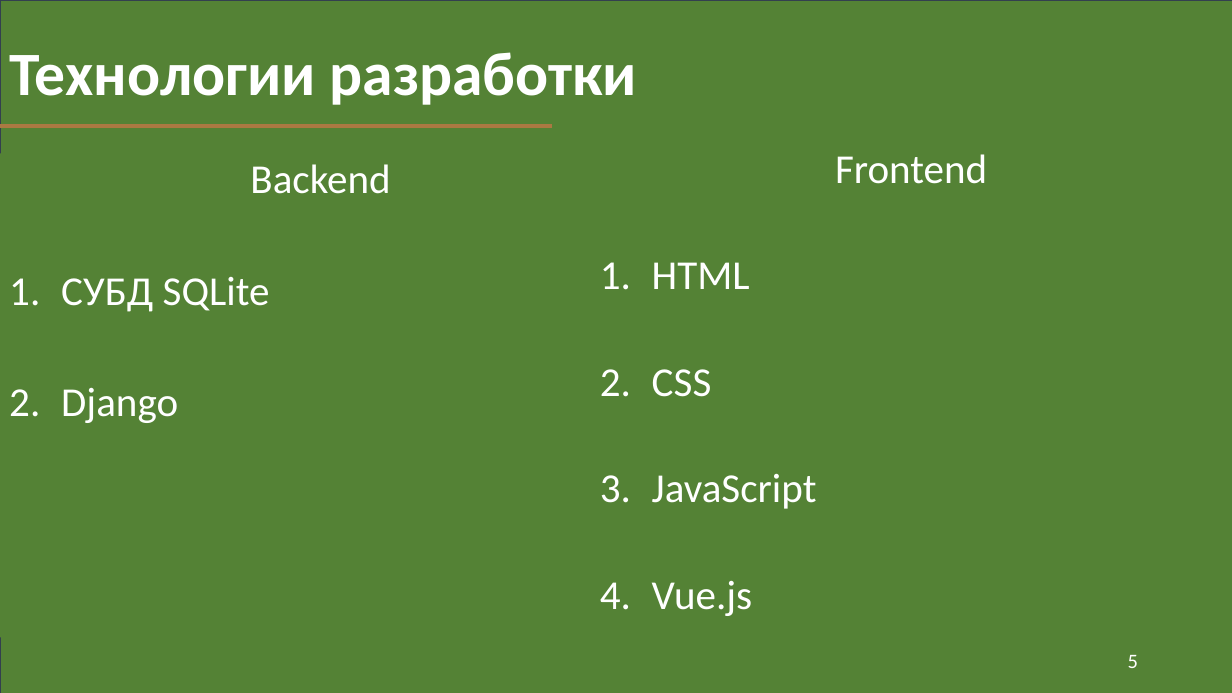
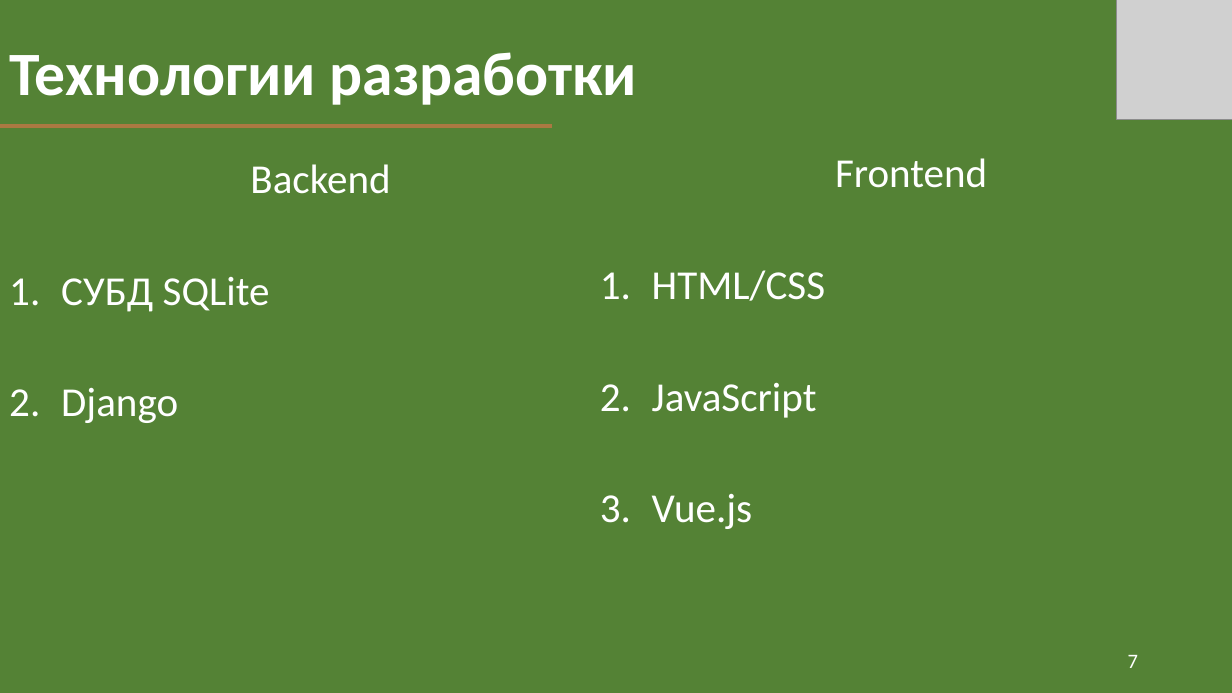
Before and after one commit to FDMan12/news-with-tags, a slide deck: slide 7 of Documentation/my_news_presentation.pptx (slide 5 before the commit). Drawn at 1232x693 pixels with LibreOffice and Linux fonts; fonts in the diff are those of the drawing; grey boxes stand for pictures. Boxes give left, top, right and bottom in pixels: in the first picture for what was removed or moved away, otherwise in the second. Text is boxed around its words. In the diff, an @@ line names an element or a change of style, - is before the commit and + after.

```diff
--- a/Documentation/my_news_presentation.pptx
+++ b/Documentation/my_news_presentation.pptx
@@ picture added at (x1=1116, y1=0, x2=1232, y2=119) @@
@@ text at (x1=652, y1=158, x2=987, y2=529): line spacing 0.8 to 0.9; line spacing 1.9 to 2 @@
@@ text at (x1=652, y1=270, x2=825, y2=301): text changed @@
-1. HTML
-2. CSS
+1. HTML/CSS
@@ page number at (x1=1128, y1=655, x2=1138, y2=668): text changed @@
-5
+7
```
Also in this commit, not shown: 8 other slides changed, 1 slide added, 3 other files.
